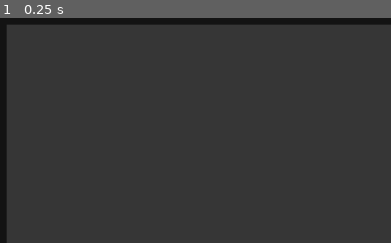
Above: before the commit, frame 1.
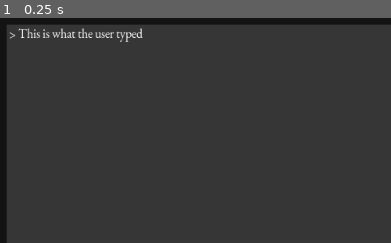
Above: after the commit, the same moment.

Repository: philipuriarte/Godot-Retro-Text-Adventure-Tutorial
Game: Godot game, scene res://game.tscn
Same seed, same stepped clock (60 frames per second), same inputs: the game is played once before the commit and once after it.
Inputs:
- Up to frame 1 (0.25 s): no input
The pictures show only the part of the screen within x 0-50%, y 0-50%; the shares and areas given below are measured in that part.

The runs differ from the first frame. In frame 1, 0.6% of the frame differs, in the area x 2-37%, y 4-11%.

Commit message:
Add text to InputHistory

Diff:
--- a/game.tscn
+++ b/game.tscn
@@ -68,6 +68,7 @@
 margin_right = 984.0
 margin_bottom = 22.0
 custom_fonts/font = ExtResource( 4 )
+text = " > This is what the user typed"
 
 [node name="Response" type="Label" parent="Background/MarginContainer/Rows/GameInfo/ScrollContainer/HistoryRows/InputResponse"]
 margin_top = 26.0
